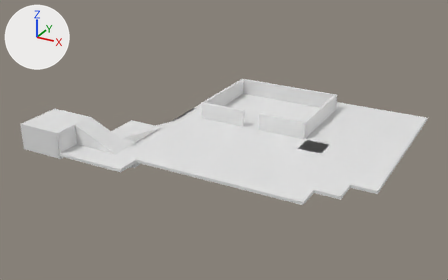
The glTF model public/models/environment/lh_town.glb, before and after one commit.
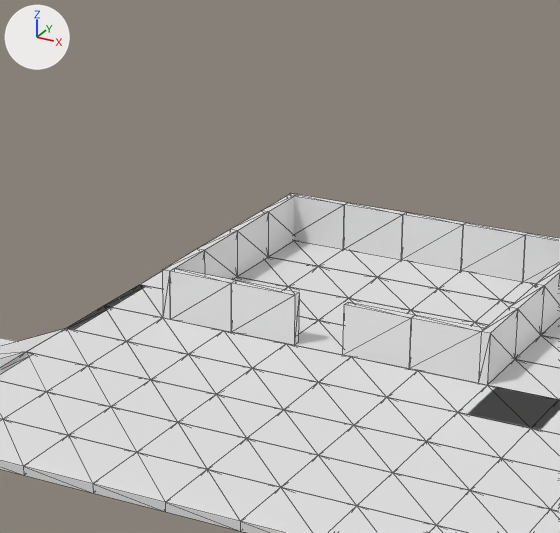
There are two pictures of each version: one whole from a camera (50 mm lens) standing at (38.3, -74.3, 41.8) and looking at (-9.1, 11.9, -1.3), one close up on the part from 33% to 73% of the width and 6% to 66% of the height. The lights are fixed; the arrows at upper left show +X, +Y and +Z. The close-ups show mesh edges as thin lines. Materials are left out; every surface is plain grey. Where no turn or scale is listed for an object, it has been applied to the vertices.

In view in the first close-up: 'GRASS (1)', 'GRASS (10)', 'GRASS (15)', 'GRASS (2)', 'GRASS (5)', 'GRASS (6)', 'GRASS (7)', 'MOD_Wall_01_E_straight_med (4)', 'MOD_Wall_01_E_straight_med (5)', 'MOD_Wall_01_E_straight_med (6)', 'MOD_Wall_01_E_straight_med (7)', 'ROAD (5)'.
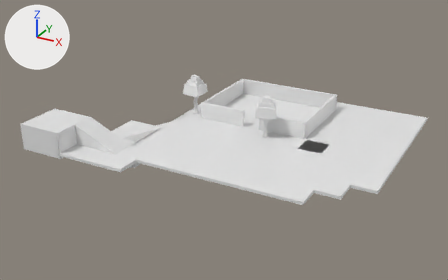
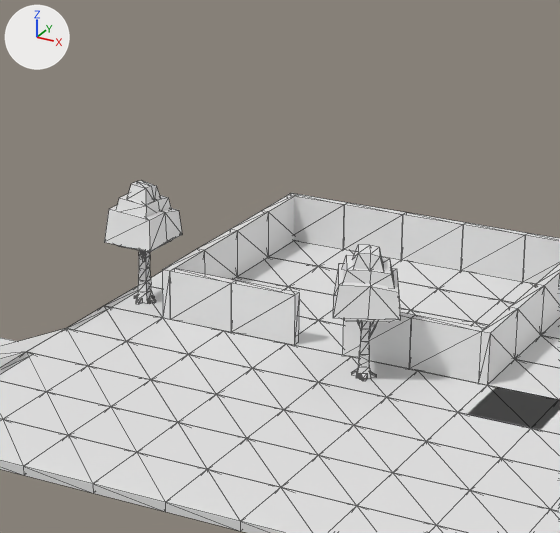
Pixel boxes (x1, y1, x2, y2) of what changed, in the close-ups (560 x 533 px):
'SF_Env_Tree_04 castShadows.001', added
    after: (333, 245, 400, 381)
'SF_Env_Tree_04 castShadows', added
    after: (104, 181, 182, 304)

What changed in the scene script:
```text
Add me_sf_env_tree_04_castshadows:
    me_sf_env_tree_04_castshadows.from_pydata(...)  # 155 vertices, 220 faces; spans x -1.55..1.64, y -1.8..1.79, z -0.03..7.24
Add ob_sf_env_tree_04_castshadows_001:
    ob_sf_env_tree_04_castshadows_001 = bpy.data.objects.new('SF_Env_Tree_04 castShadows.001', me_sf_env_tree_04_castshadows)
    ob_sf_env_tree_04_castshadows_001.location = (-2.26, 14.04, 0.03)
    ob_sf_env_tree_04_castshadows_001.rotation_euler = (0.0, 0.0, -1.104)  # degrees (0, 0, -63)
Add ob_sf_env_tree_04_castshadows:
    ob_sf_env_tree_04_castshadows = bpy.data.objects.new('SF_Env_Tree_04 castShadows', me_sf_env_tree_04_castshadows)
    ob_sf_env_tree_04_castshadows.location = (-18.38, 17.85, 0.03)
```
